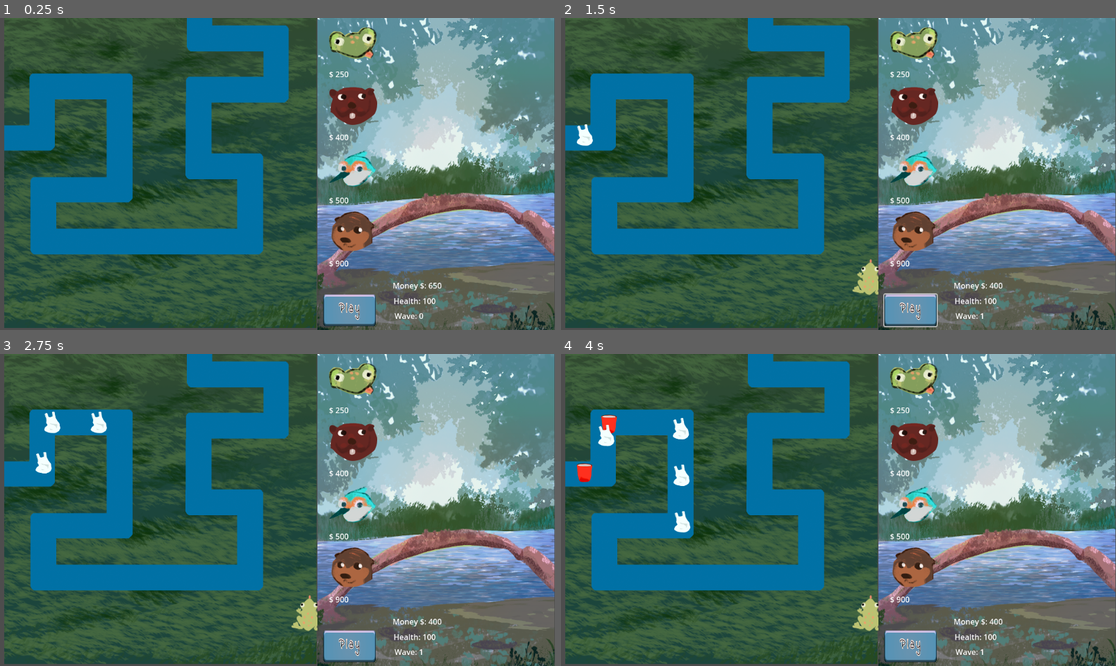
Above: before the commit, frames 1-4 (two rows, left to right).
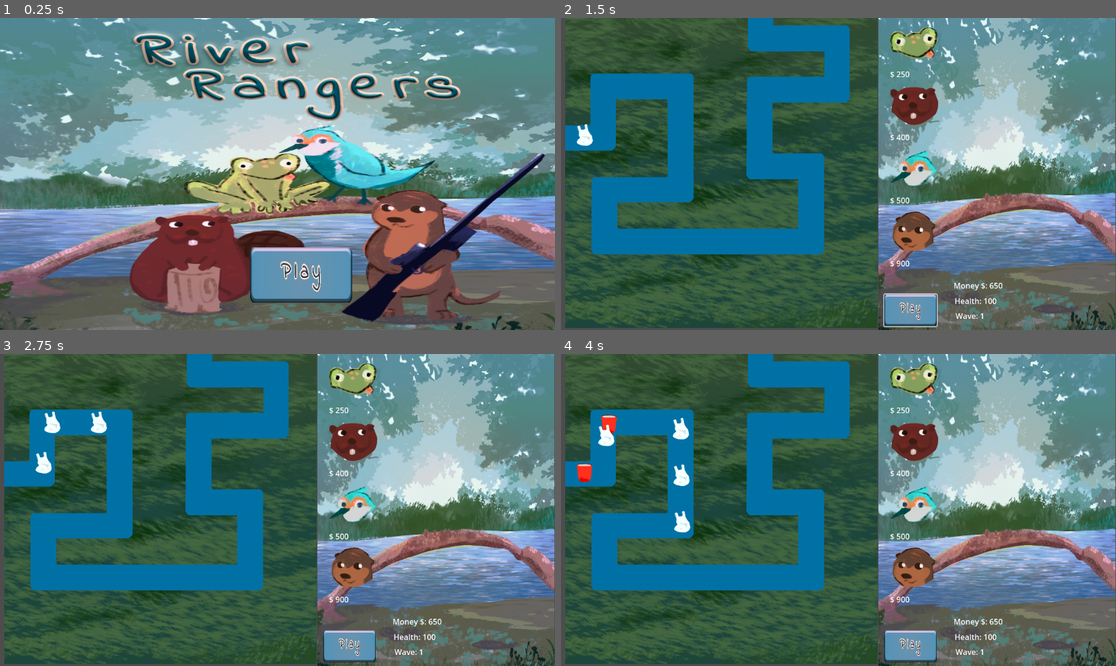
Above: after the commit, the same moments.

Repository: fnc/OurTowerDefense2025
Game: Godot game, scene res://main/menu.tscn
The game is run twice, just before and just after one commit, with the same random seed, the same clock (stepped at 60 frames per second) and the same inputs. Before the commit the project starts from res://root_node_2d.tscn.
Inputs (mouse positions are in pixels of both pictures, inside the frame that each line leads up to):
- Up to frame 1 (0.25 s): no input
- Up to frame 2 (1.5 s): click (860, 273) at 0.52 s; click (910, 311) at 1.25 s
- Up to frame 3 (2.75 s): click (355, 378) at 2 s
- Up to frame 4 (4 s): click (916, 441) at 2.75 s; click (916, 503) at 3.5 s

The runs differ from the first frame. In frame 1, 85% of the frame differs, in the area x 0-100%, y 0-100%; in frame 2, 0.4%; in frame 3, 0.4%; in frame 4, 0.4%.

Commit message:
agrego menu y boton play

Diff:
--- /dev/null
+++ b/main/menu.gd
@@ -0,0 +1,6 @@
+extends Node2D
+
+
+func _on_play_pressed() -> void:
+	get_tree().change_scene_to_file("res://root_node_2d.tscn")
+	pass # Replace with function body.
--- /dev/null
+++ b/main/menu.tscn
@@ -0,0 +1,33 @@
+[gd_scene load_steps=7 format=3 uid="uid://bfucxrrtmsyj5"]
+
+[ext_resource type="Texture2D" uid="uid://dl45qlhihci4j" path="res://assets/Portada en ingles.png" id="1_51blw"]
+[ext_resource type="Script" uid="uid://hiu48pf6n2tm" path="res://main/menu.gd" id="1_oy5fn"]
+[ext_resource type="Texture2D" uid="uid://djg7d3xixesbi" path="res://assets/play.png" id="2_oy5fn"]
+
+[sub_resource type="StyleBoxTexture" id="StyleBoxTexture_yp3ja"]
+texture = ExtResource("2_oy5fn")
+
+[sub_resource type="StyleBoxTexture" id="StyleBoxTexture_amcr7"]
+texture = ExtResource("2_oy5fn")
+
+[sub_resource type="StyleBoxTexture" id="StyleBoxTexture_o420m"]
+texture = ExtResource("2_oy5fn")
+
+[node name="Menu" type="Node2D"]
+script = ExtResource("1_oy5fn")
+
+[node name="PortadaEnIngles" type="Sprite2D" parent="."]
+position = Vector2(579.75, 325)
+scale = Vector2(1.1685, 0.698)
+texture = ExtResource("1_51blw")
+
+[node name="play" type="Button" parent="."]
+offset_left = 519.0
+offset_top = 476.0
+offset_right = 731.0
+offset_bottom = 591.0
+theme_override_styles/hover = SubResource("StyleBoxTexture_yp3ja")
+theme_override_styles/pressed = SubResource("StyleBoxTexture_amcr7")
+theme_override_styles/normal = SubResource("StyleBoxTexture_o420m")
+
+[connection signal="pressed" from="play" to="." method="_on_play_pressed"]
--- a/project.godot
+++ b/project.godot
@@ -11,7 +11,7 @@
 [application]
 
 config/name="towerDefense"
-run/main_scene="res://root_node_2d.tscn"
+run/main_scene="uid://bfucxrrtmsyj5"
 config/features=PackedStringArray("4.4", "GL Compatibility")
 config/icon="res://icon.svg"
 
Binary file added: assets/Portada en ingles.png
Not shown, added: assets/Portada en ingles.png.import
Binary file added: main/Portada en ingles.png
Not shown, added: main/Portada en ingles.png.import
Not shown, added: main/menu.gd.uid
